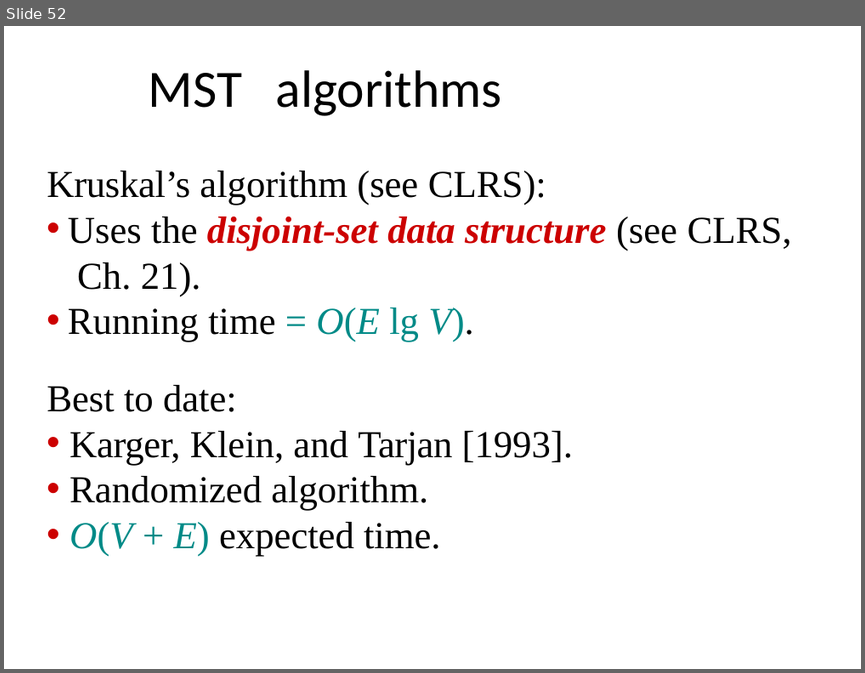
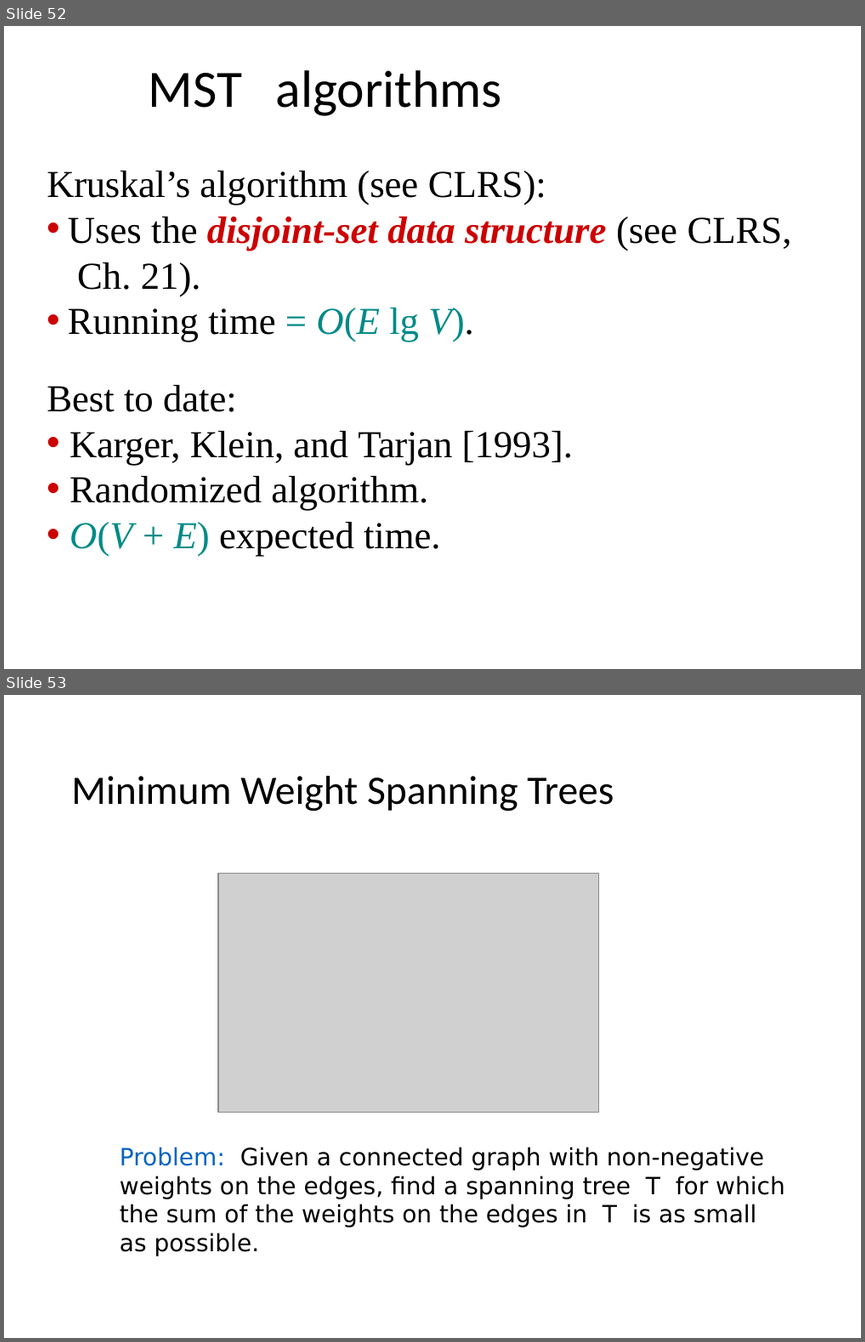
Before and after one commit to yeshwantsingh/DAA, a slide deck: Lecture Slides/Greedy 1.pptx. Shown one above the other, each under a label of ours: slide 52 before the commit, slides 52 and 53 after it. The pictures are 865x673 and 865x1342 pixels, drawn with LibreOffice and Linux fonts; fonts in the diff are those of the drawing; grey boxes stand for pictures. Boxes give left, top, right and bottom in pixels: in the first picture for what was removed or moved away, otherwise in the second. Text is boxed around its words. In the diff, an @@ line names an element or a change of style, - is before the commit and + after.

```diff
--- a/Lecture Slides/Greedy 1.pptx
+++ b/Lecture Slides/Greedy 1.pptx
@@ slide 53 added at <box>4,695,861,1338</box>, background #FFFFFF @@
@@ title added at <box>71,776,613,811</box>, 34 pt, text #000000 @@
+Minimum Weight Spanning Trees
@@ picture added at <box>218,873,599,1111</box> @@
@@ text added at <box>120,1146,785,1256</box>, 20 pt, text #000000 @@
+Problem: Given a connected graph with non-negative weights on the edges, find a spanning tree T for which the sum of the weights on the edges in T is as small as possible.
```
Also in this commit, not shown: 12 other slides added, 4 other files.
